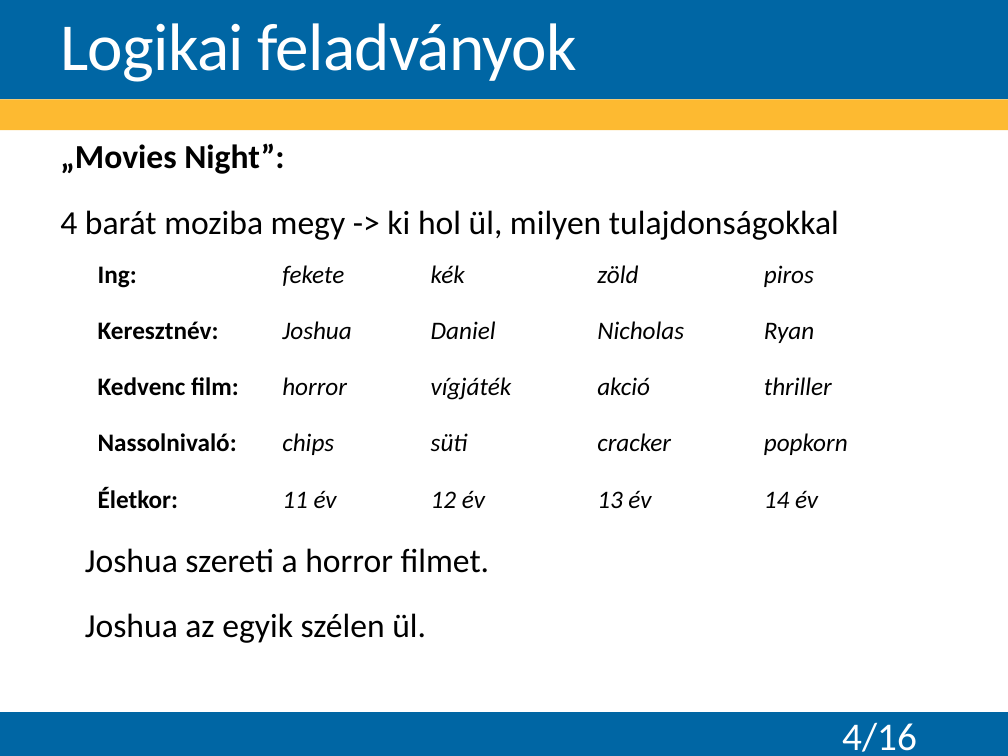
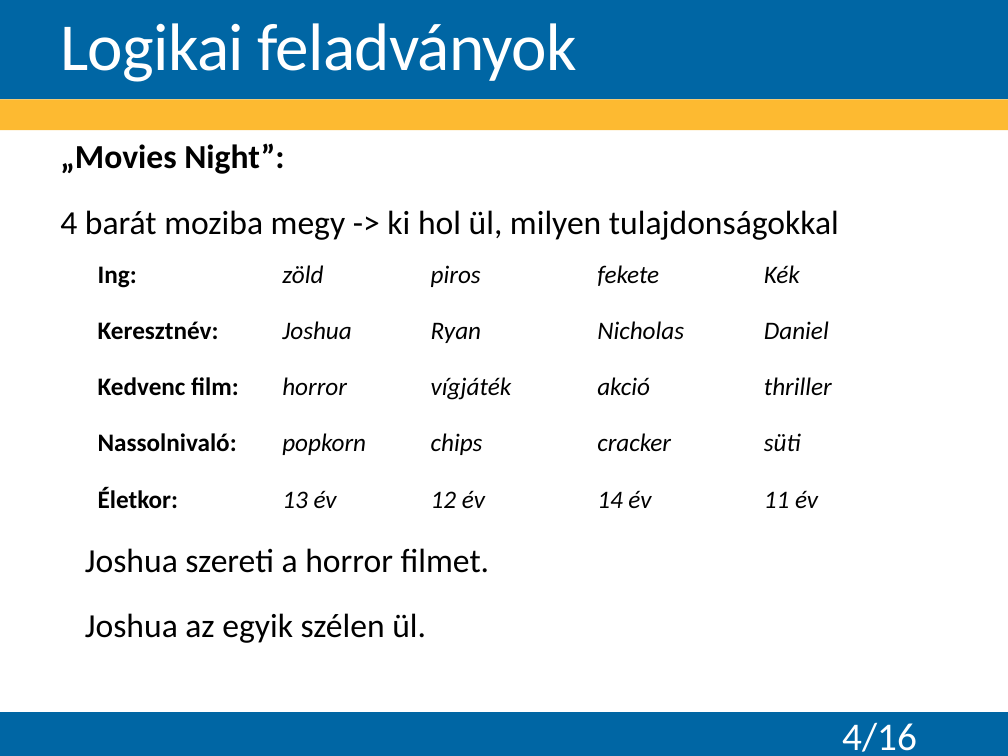
Before and after one commit to Teaching-projects/SZE-Peku221b, a slide deck: slide 4 of CP_Dolgozat/Előadás/Logikai feladványok megoldása korlátprogramozással.pptx. Drawn at 1008x756 pixels with LibreOffice and Linux fonts; fonts in the diff are those of the drawing; background and template pictures are left out. Boxes give left, top, right and bottom in pixels: in the first picture for what was removed or moved away, otherwise in the second. Text is boxed around its words. In the diff, an @@ line names an element or a change of style, - is before the commit and + after.

```diff
--- a/CP_Dolgozat/Előadás/Logikai feladványok megoldása korlátprogramozással.pptx
+++ b/CP_Dolgozat/Előadás/Logikai feladványok megoldása korlátprogramozással.pptx
@@ table at box(88, 247, 919, 527) @@
-row 1: Ing: | fekete | kék | zöld | piros
+row 1: Ing: | zöld | piros | fekete | Kék
-row 2, column 3: Daniel
+row 2, column 3: Ryan
-row 2, column 5: Ryan
+row 2, column 5: Daniel
-row 4: Nassolnivaló: | chips | süti | cracker | popkorn
+row 4: Nassolnivaló: | popkorn | chips | cracker | süti
-row 5: Életkor: | 11 év | 12 év | 13 év | 14 év
+row 5: Életkor: | 13 év | 12 év | 14 év | 11 év
```
Also in this commit, not shown: 3 other slides changed.
